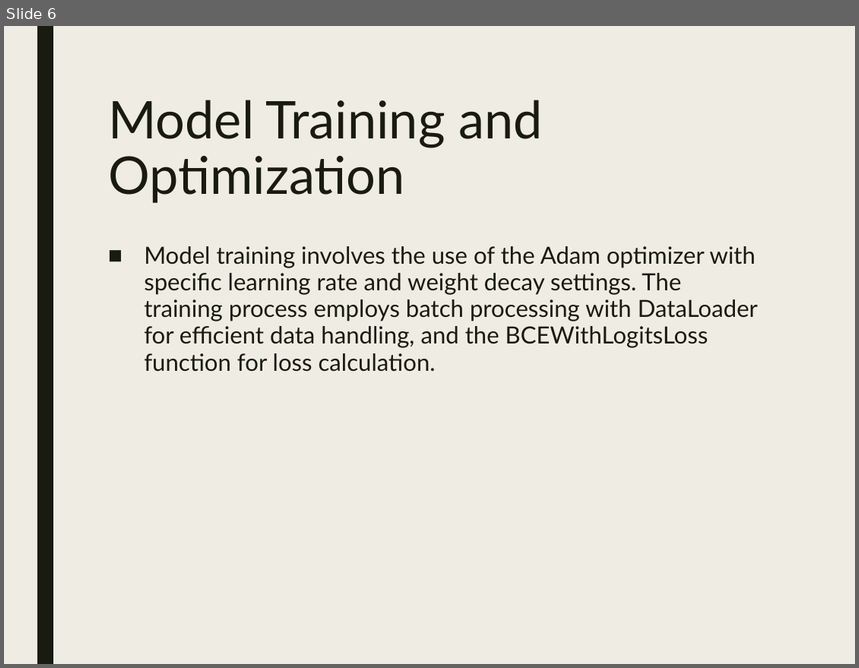
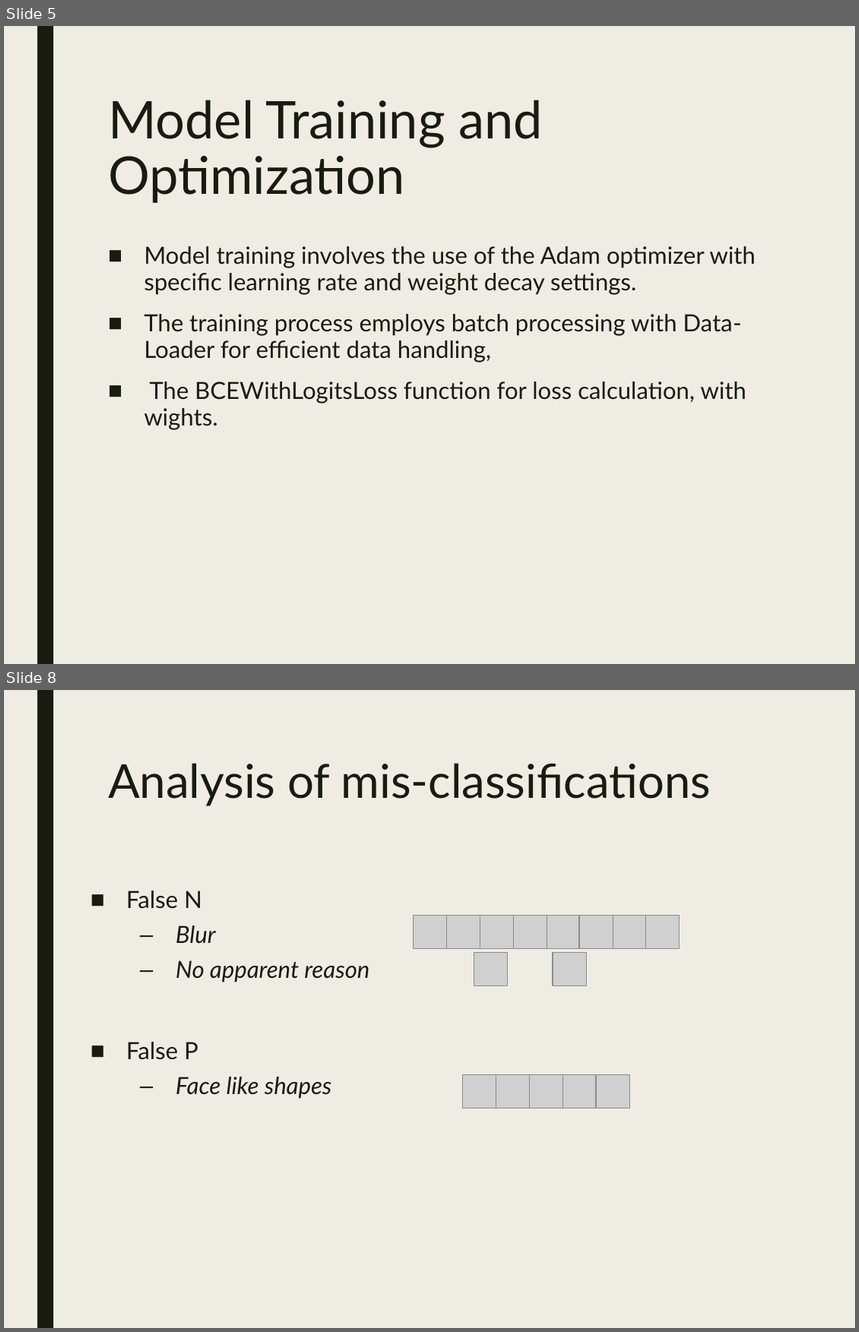
Before and after one commit to ZviSteinOpt/face_recognition, a slide deck: Face_Recognition_Presentation_Revised.pptx. Shown one above the other, each under a label of ours: slide 6 before the commit, slides 5 and 8 after it; the slides between them are not shown. The pictures are 859x668 and 859x1332 pixels, drawn with LibreOffice and Linux fonts; fonts in the diff are those of the drawing; grey boxes stand for pictures. Boxes give left, top, right and bottom in pixels: in the first picture for what was removed or moved away, otherwise in the second. Text is boxed around its words. In the diff, an @@ line names an element or a change of style, - is before the commit and + after.

```diff
--- a/Face_Recognition_Presentation_Revised.pptx
+++ b/Face_Recognition_Presentation_Revised.pptx
@@ slide 8 added at box(4, 690, 855, 1328), background #EFEDE3; not listed: 1 template element that a slide beside it also shows @@
@@ title added at box(108, 763, 711, 806), 39.6 pt, text #191B0E @@
+Analysis of mis-classifications
@@ text added at box(126, 891, 370, 1099), 20 pt, text #191B0E, italic @@
+■ False N
+  – Blur
+  – No apparent reason
+■ False P
+  – Face like shapes
@@ picture added at box(414, 916, 446, 948) @@
@@ picture added at box(446, 916, 480, 948) @@
@@ picture added at box(480, 916, 513, 948) @@
@@ picture added at box(514, 916, 547, 948) @@
@@ picture added at box(546, 916, 579, 948) @@
@@ picture added at box(579, 916, 613, 948) @@
@@ picture added at box(613, 916, 645, 948) @@
@@ picture added at box(645, 916, 679, 948) @@
@@ picture added at box(474, 953, 507, 986) @@
@@ picture added at box(553, 953, 586, 986) @@
@@ picture added at box(463, 1075, 496, 1109) @@
@@ picture added at box(496, 1075, 529, 1109) @@
@@ picture added at box(529, 1075, 563, 1109) @@
@@ picture added at box(563, 1075, 595, 1109) @@
@@ picture added at box(597, 1075, 629, 1109) @@
@@ what was slide 6 is now slide 5 @@
@@ slide 5 changed as well @@
@@ text at box(144, 246, 756, 430): text changed @@
-■ Model training involves the use of the Adam optimizer with specific learning rate and weight decay settings. The training process employs batch processing with DataLoader for efficient data handling, and the BCEWithLogitsLoss function for loss calculation.
+■ Model training involves the use of the Adam optimizer with specific learning rate and weight decay settings.
+■ The training process employs batch processing with Data-Loader for efficient data handling,
+■ The BCEWithLogitsLoss function for loss calculation, with wights.
```
Also in this commit, not shown: 8 other slides changed, 1 other slide added, 3 slides removed, 10 other files.
